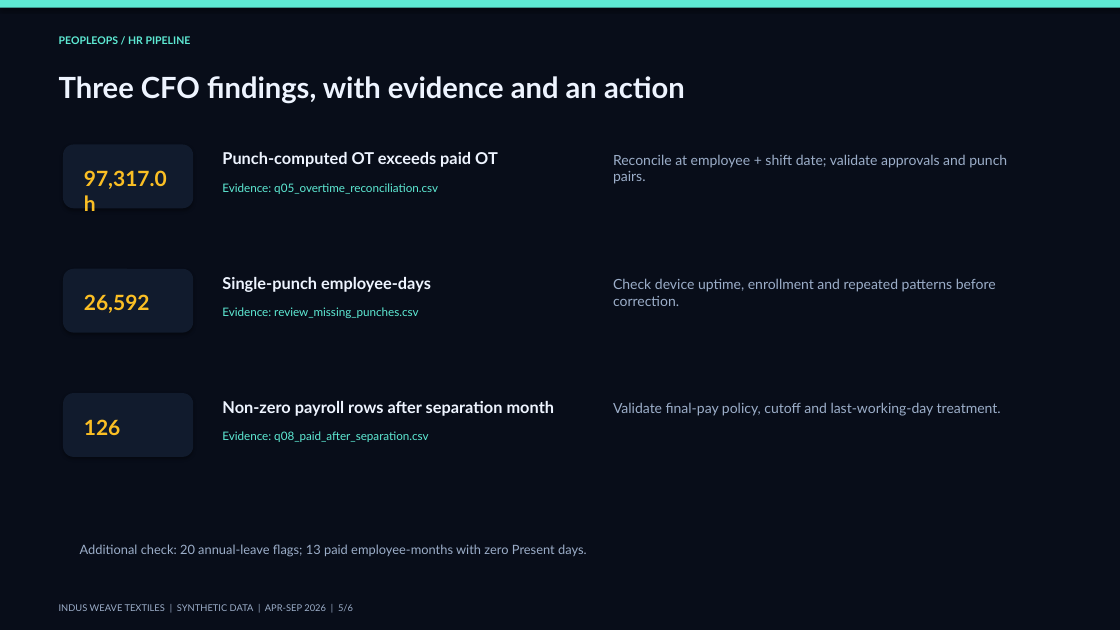
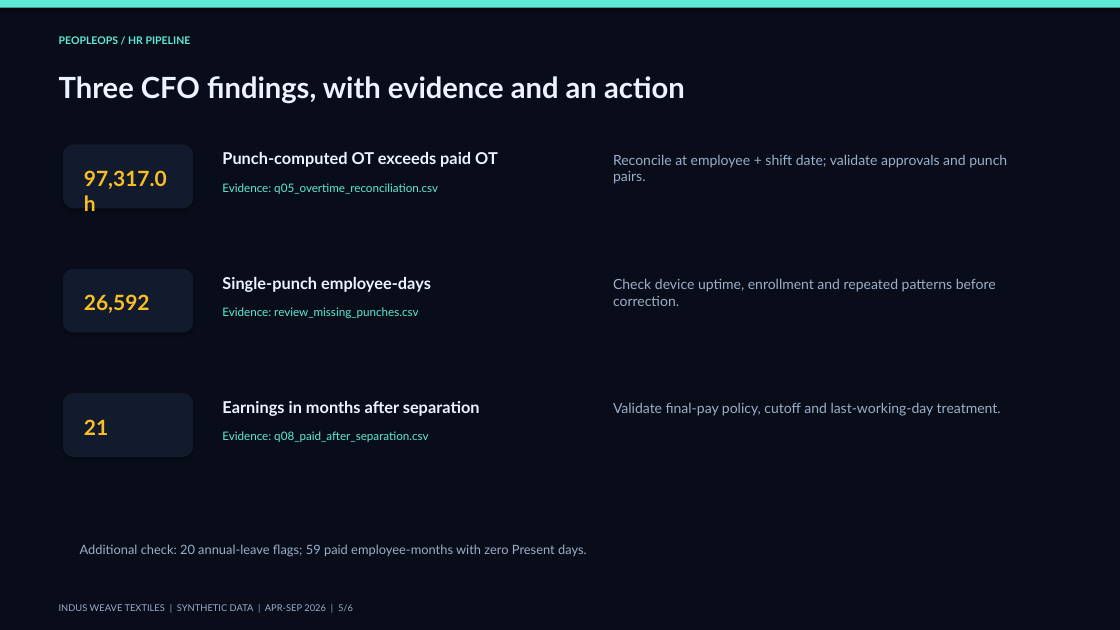
Before and after one commit to aliahmedkhan176/hackathon, a slide deck: slide 5 of presentation/PeopleOps_HR_Pipeline_Results.pptx. Drawn at 1120x630 pixels with LibreOffice and Linux fonts; fonts in the diff are those of the drawing. Boxes give left, top, right and bottom in pixels: in the first picture for what was removed or moved away, otherwise in the second. Text is boxed around its words. In the diff, an @@ line names an element or a change of style, - is before the commit and + after.

```diff
--- a/presentation/PeopleOps_HR_Pipeline_Results.pptx
+++ b/presentation/PeopleOps_HR_Pipeline_Results.pptx
@@ text at box(84, 419, 108, 435): text changed @@
-126
+21
@@ text at box(222, 401, 480, 416): text changed @@
-Non-zero payroll rows after separation month
+Earnings in months after separation
@@ text at box(80, 544, 587, 557): text changed @@
-Additional check: 20 annual-leave flags; 13 paid employee-months with zero Present days.
+Additional check: 20 annual-leave flags; 59 paid employee-months with zero Present days.
```
Also in this commit, not shown: 26 other files.
